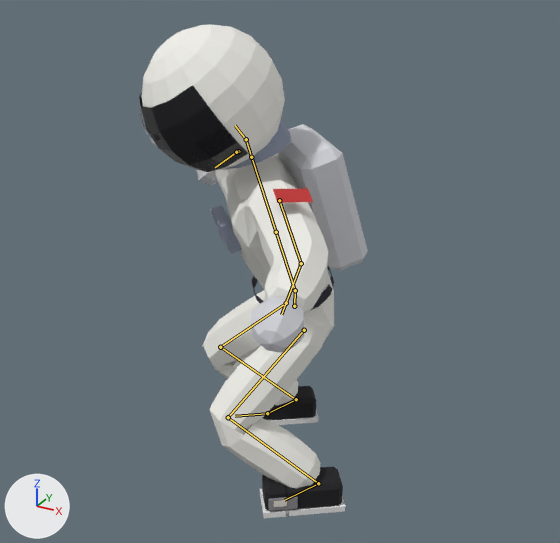
Before and after pictures for a commit that changed the glTF model public/models/lou-gnar.glb.
Rendered twice from a camera (50 mm lens) standing at (1.14, -2.181, 2.291) and looking at (0.018, -0.141, 1.271). The lights are fixed; the arrows at lower left show +X, +Y and +Z. The picture after the commit comes second. Both versions are drawn at frame 4 of the action 'bs180'; the numbers are the values there. The bones that change, and the others that lie on the model, are drawn over the model as lines.

Names of what the first picture shows: 'LouGnar'.
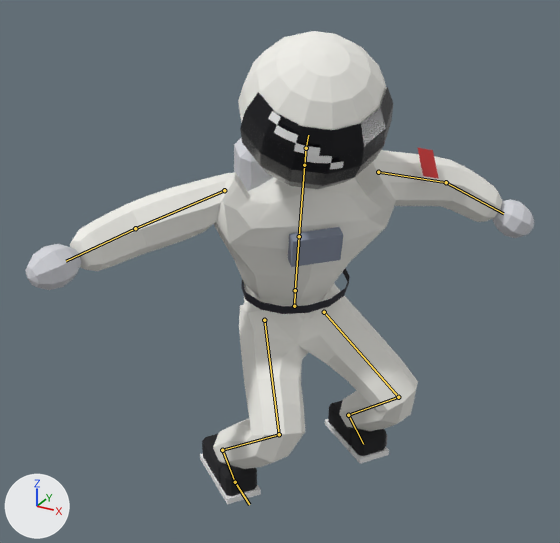
Where the change shows, as pixel boxes [x1, y1, x2, y2] in the pictures (560 x 543 px):
'LouGnar', posed (122% wider): before [139, 24, 368, 518]; after [25, 31, 534, 505]
bone 'LeftUpLeg', root to tip: before (304, 330) to (228, 417); after (324, 312) to (398, 397)
bone 'LeftLeg', root to tip: before (228, 417) to (318, 483); after (398, 397) to (348, 415)
bone 'LeftFoot', root to tip: before (318, 483) to (284, 500); after (348, 415) to (363, 444)
bone 'RightUpLeg', root to tip: before (286, 303) to (220, 347); after (264, 320) to (279, 434)
bone 'RightLeg', root to tip: before (220, 347) to (296, 399); after (279, 434) to (222, 450)
bone 'RightFoot', root to tip: before (296, 399) to (267, 413); after (222, 450) to (235, 482)
bone 'Spine', root to tip: before (295, 290) to (276, 232); after (295, 290) to (299, 236)
bone 'LeftArm', root to tip: before (279, 200) to (301, 263); after (378, 172) to (446, 182)
bone 'Head', root to tip: before (246, 139) to (235, 125); after (306, 148) to (308, 135)
bone 'RightArm', root to tip: before (238, 151) to (236, 152); after (224, 190) to (135, 228)

What the commit changed:
Bone 'Hips' (bone_hips) turns from (0, -45, 0) to (0, 45, 0) degrees about its own x, y and z.
Bone 'LeftUpLeg' (bone_leftupleg) turns from (-56, -32, 31) to (-36, 28, -58) degrees about its own x, y and z.
Bone 'LeftLeg' (bone_leftleg) turns from (34, 37, -71) to (24, -8, 89) degrees about its own x, y and z.
Bone 'LeftFoot' (bone_leftfoot) turns from (-38, 10, 60) to (-39, -19, -53) degrees about its own x, y and z.
Bone 'RightUpLeg' (bone_rightupleg) turns from (-36, -28, 58) to (-56, 32, -31) degrees about its own x, y and z.
Bone 'RightLeg' (bone_rightleg) turns from (24, 8, -89) to (34, -37, 71) degrees about its own x, y and z.
Bone 'RightFoot' (bone_rightfoot) turns from (-39, 19, 53) to (-38, -10, -60) degrees about its own x, y and z.
Bone 'Spine' (bone_spine) turns from (17, 1, -2) to (17, -1, 2) degrees about its own x, y and z.
Bone 'LeftArm' (bone_leftarm) turns from (-10, -33, -71) to (6, 16, -68) degrees about its own x, y and z.
Bone 'Head' (bone_head) turns from (20, 5, 0) to (20, -5, 0) degrees about its own x, y and z.
Bone 'RightArm' (bone_rightarm) turns from (6, -16, 68) to (-10, 33, 71) degrees about its own x, y and z.
